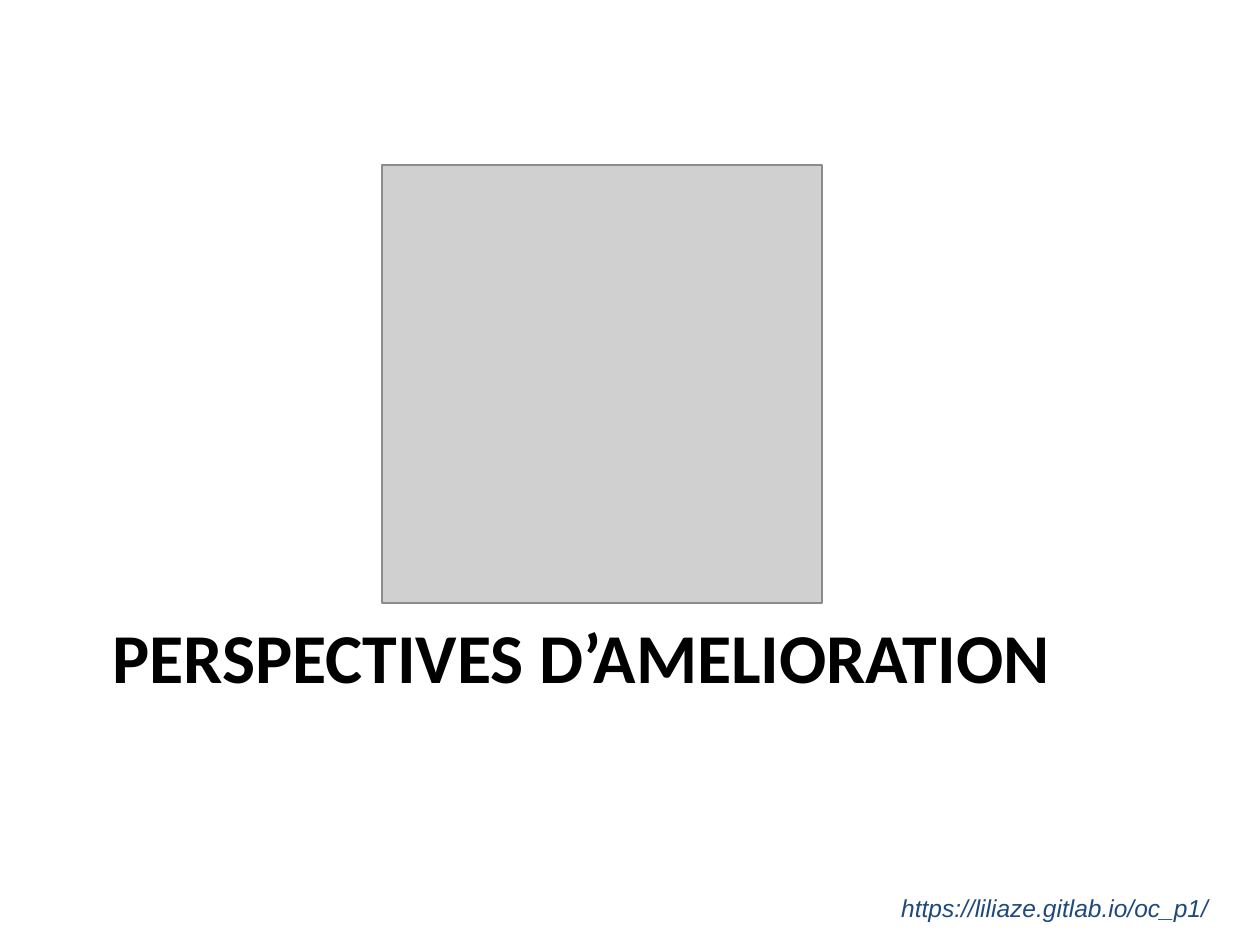
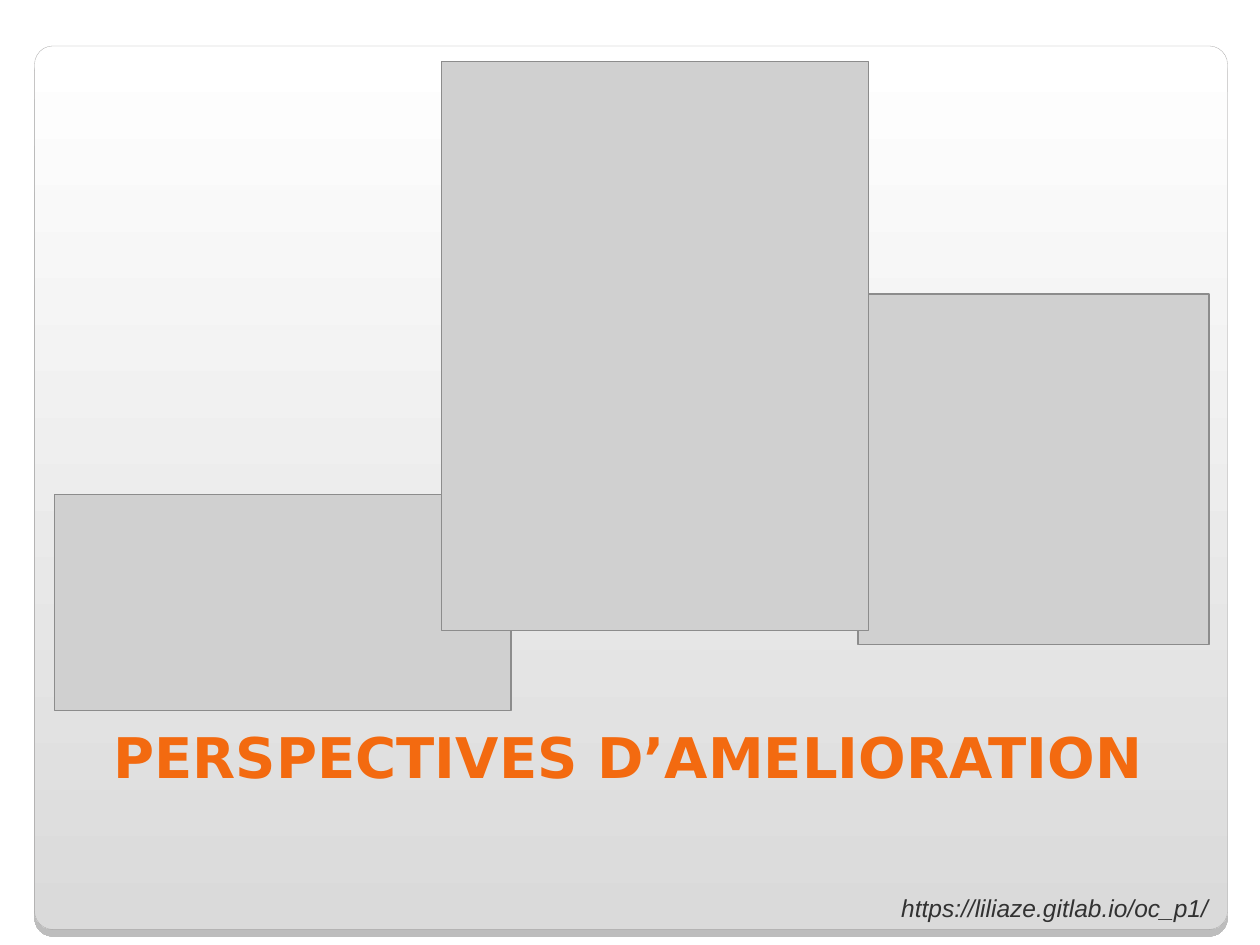
Before and after one commit to Liliaze/Recreer_une_maquette_OC_DWJ_P1, a slide deck: slide 13 of pres_soutenance.ppt (slide 7 before the commit). Drawn at 1260x945 pixels with LibreOffice and Linux fonts; fonts in the diff are those of the drawing; grey boxes stand for pictures; background and template pictures are left out. Boxes give left, top, right and bottom in pixels: in the first picture for what was removed or moved away, otherwise in the second. Text is boxed around its words. In the diff, an @@ line names an element or a change of style, - is before the commit and + after.

```diff
--- a/pres_soutenance.ppt
+++ b/pres_soutenance.ppt
@@ rounded rectangle added at [34,45,1227,929], fill gradient #FFFFFF to #DADADA, outline #A4A3A3 0.17 pt @@
@@ picture: place and size @@
-picture at [382,165,822,604]
+picture at [441,62,868,631]
@@ picture added at [858,294,1210,644] @@
@@ picture added at [54,494,510,711] @@
@@ title "PERSPECTIVES D’AMELIORATION": place and size @@
-title "PERSPECTIVES D’AMELIORATION" at [112,632,1050,684]
+title "PERSPECTIVES D’AMELIORATION" at [114,736,1142,779]
@@ title "PERSPECTIVES D’AMELIORATION" at [114,736,1142,779]: size 40 to 32 pt, font Calibri to DejaVu Sans, text colour #000000 to #F36A10; alignment left to centre; vertical alignment top to bottom @@
@@ text "https://liliaze.gitlab.io/oc_p1/" at [901,899,1208,922]: text colour #1F497D to #323232 @@
```
Also in this commit, not shown: 4 other slides changed, 10 slides added, 4 slides removed, 3 other files.
